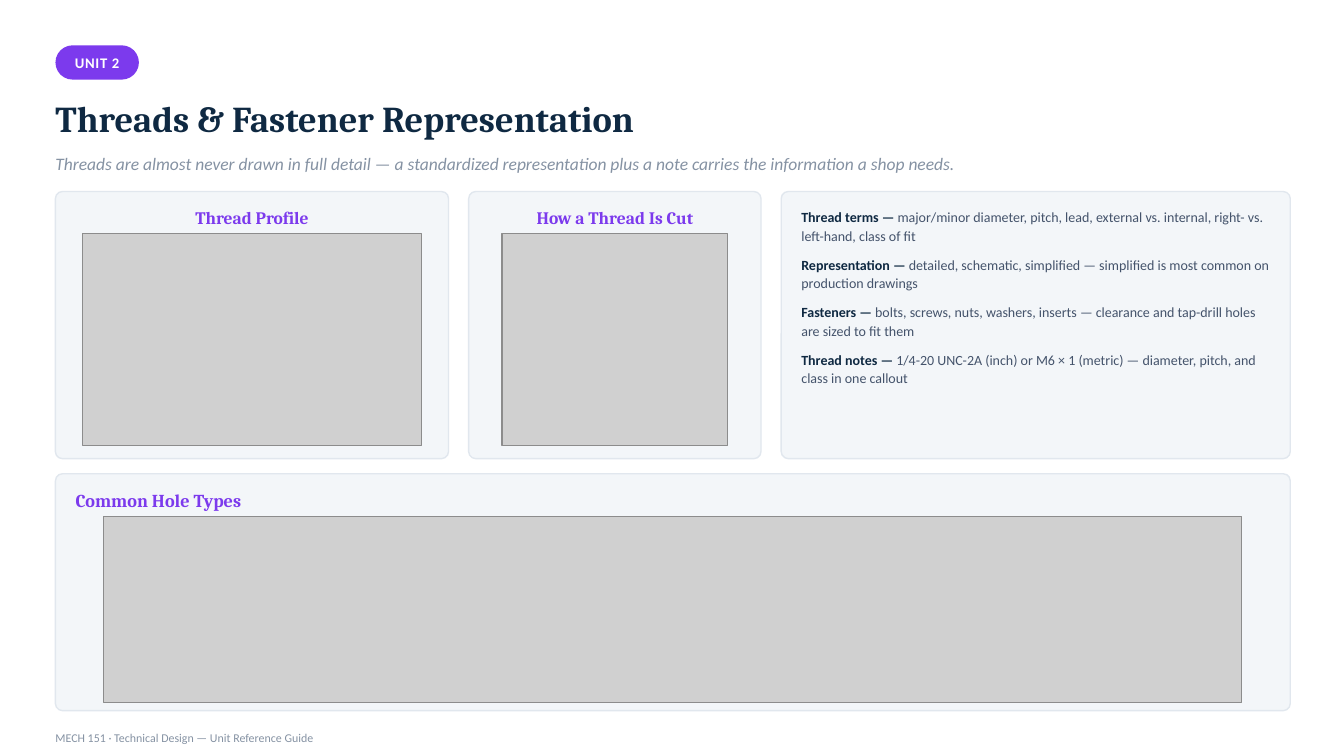
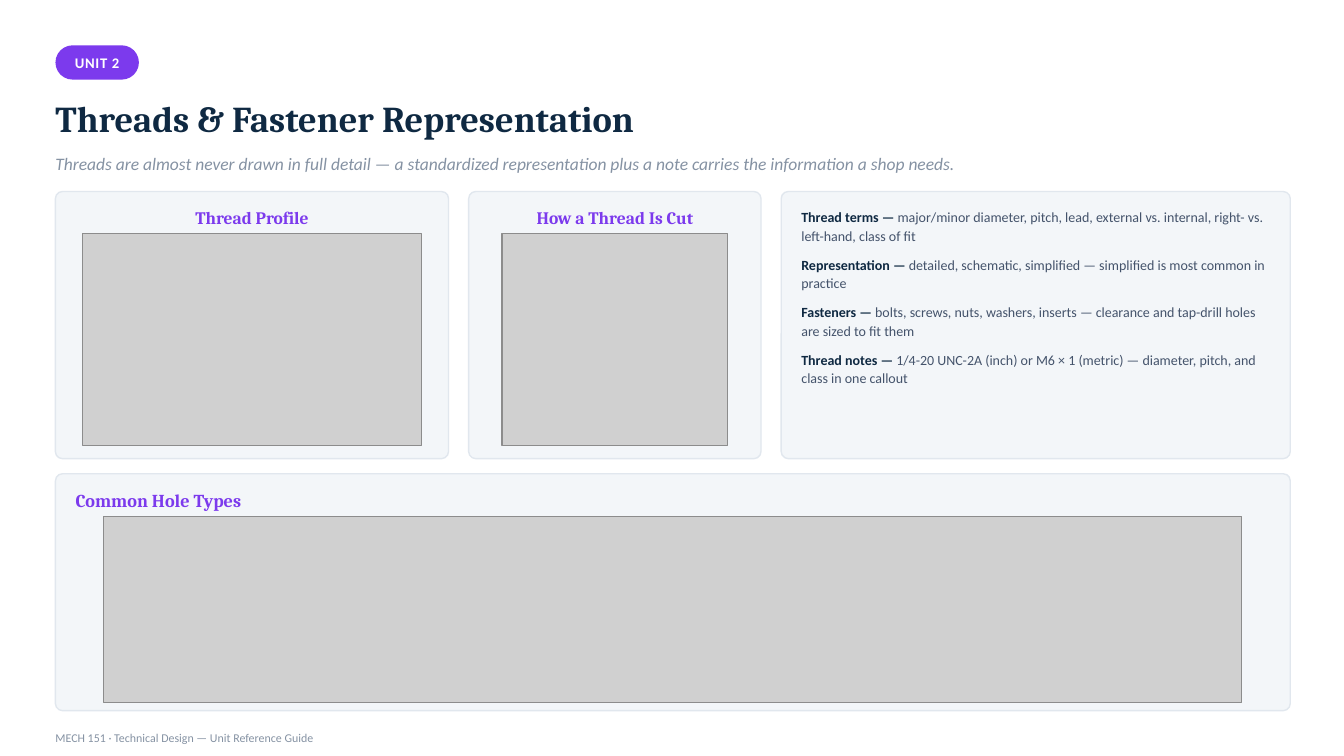
Before and after one commit to kainanis808/kainanis808.github.io, a slide deck: slide 31 of MECH151_techDesign/slideDeck/MECH151_Unit_Reference_Deck.pptx (slide 29 before the commit). Drawn at 1344x756 pixels with LibreOffice and Linux fonts; fonts in the diff are those of the drawing; grey boxes stand for pictures. Boxes give left, top, right and bottom in pixels: in the first picture for what was removed or moved away, otherwise in the second. Text is boxed around its words. In the diff, an @@ line names an element or a change of style, - is before the commit and + after.

```diff
--- a/MECH151_techDesign/slideDeck/MECH151_Unit_Reference_Deck.pptx
+++ b/MECH151_techDesign/slideDeck/MECH151_Unit_Reference_Deck.pptx
@@ text at box(801, 260, 1265, 290): text changed @@
-● Representation — detailed, schematic, simplified — simplified is most common on production drawings
+● Representation — detailed, schematic, simplified — simplified is most common in practice
```
Also in this commit, not shown: 32 other slides changed, 3 slides removed, 37 other files.
